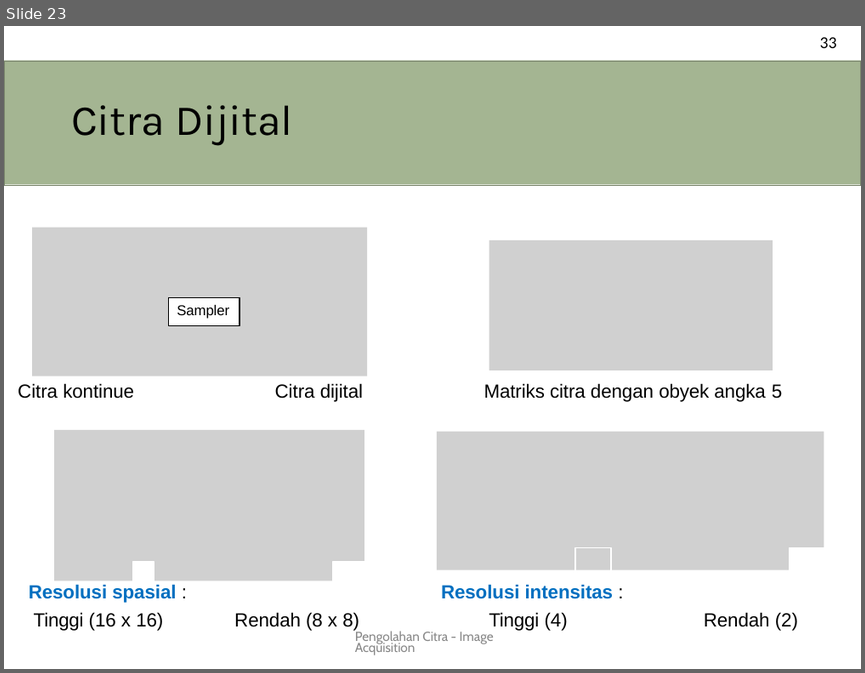
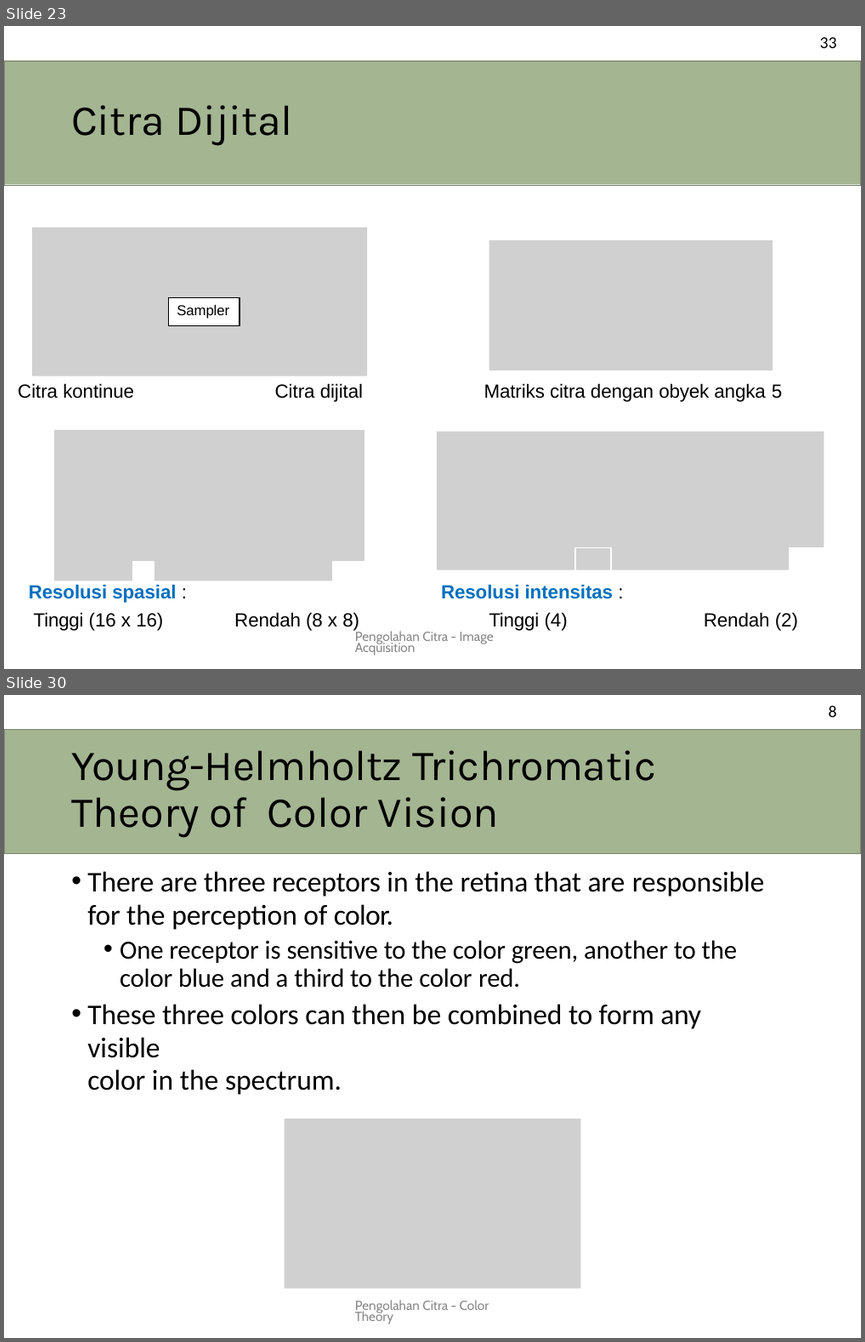
Before and after one commit to novalassalam/comvis, a slide deck: pencit.pptx. Shown one above the other, each under a label of ours: slide 23 before the commit, slides 23 and 30 after it; the slides between them are not shown. The pictures are 865x673 and 865x1342 pixels, drawn with LibreOffice and Linux fonts; fonts in the diff are those of the drawing; grey boxes stand for pictures. Boxes give left, top, right and bottom in pixels: in the first picture for what was removed or moved away, otherwise in the second. Text is boxed around its words. In the diff, an @@ line names an element or a change of style, - is before the commit and + after.

```diff
--- a/pencit.pptx
+++ b/pencit.pptx
@@ slide 30 added at (x1=4, y1=695, x2=861, y2=1338), background #FFFFFF @@
@@ text added at (x1=828, y1=705, x2=837, y2=717), 14 pt, text #000000 @@
+8
@@ title added at (x1=4, y1=729, x2=861, y2=853), fill #A4B592, outline #78846A 0.96 pt, 36 pt, text #000000 @@
+Young-Helmholtz Trichromatic Theory of Color Vision
@@ text added at (x1=87, y1=871, x2=765, y2=1058), 24 pt, text #000000 @@
+• There are three receptors in the retina that are responsible
+for the perception of color.
+  • One receptor is sensitive to the color green, another to the color blue and a third to the color red.
+• These three colors can then be combined to form any visible
+color in the spectrum.
@@ picture added at (x1=284, y1=1118, x2=580, y2=1288) @@
@@ text added at (x1=355, y1=1299, x2=488, y2=1324), 11 pt, text #888888 @@
+Pengolahan Citra - Color Theory
```
Also in this commit, not shown: 29 other slides added.
